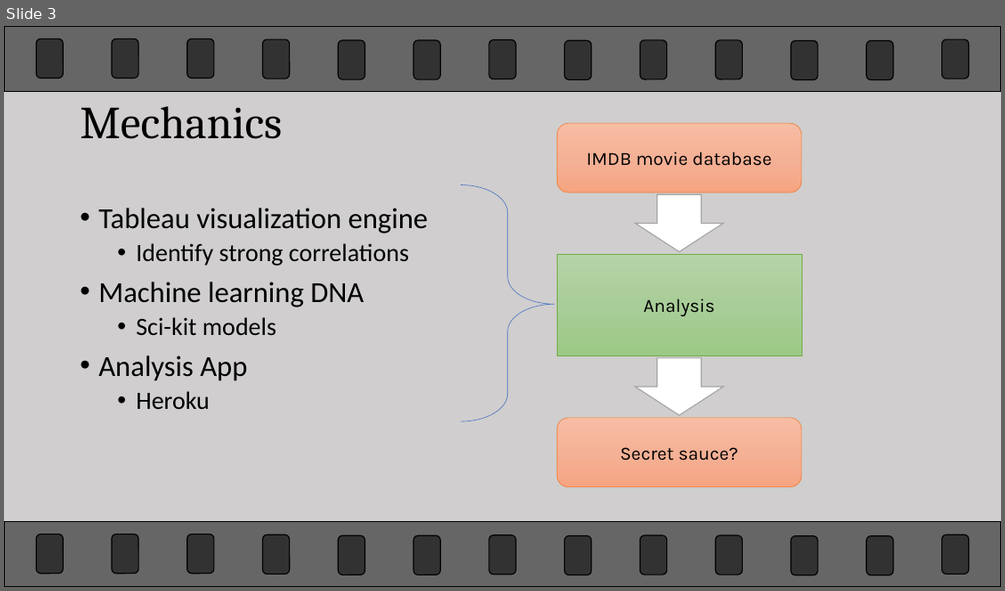
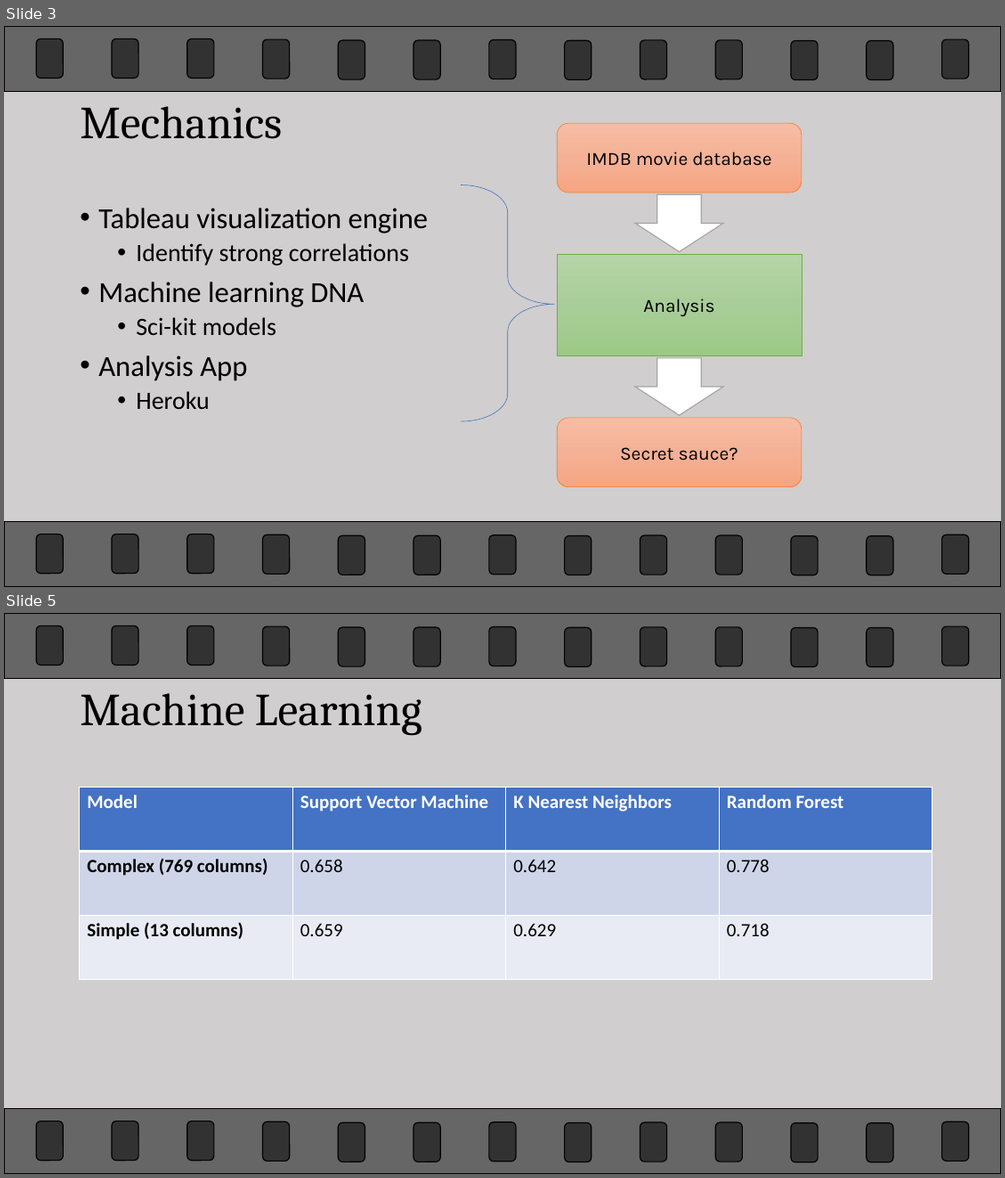
Before and after one commit to kuldeepemol/project-3, a slide deck: Resources/MovieNet.pptx. Shown one above the other, each under a label of ours: slide 3 before the commit, slides 3 and 5 after it; the slides between them are not shown. The pictures are 1005x591 and 1005x1178 pixels, drawn with LibreOffice and Linux fonts; fonts in the diff are those of the drawing. Boxes give left, top, right and bottom in pixels: in the first picture for what was removed or moved away, otherwise in the second. Text is boxed around its words. In the diff, an @@ line names an element or a change of style, - is before the commit and + after.

```diff
--- a/Resources/MovieNet.pptx
+++ b/Resources/MovieNet.pptx
@@ slide 5 added at <box>4,613,1001,1174</box>, background #D0CECE; not listed: 28 template elements that a slide beside it also shows @@
@@ title added at <box>80,693,422,735</box>, 44 pt, text #000000 @@
+Machine Learning
@@ table added at <box>80,787,932,981</box>, 3 rows, 4 columns @@
+Model | Support Vector Machine | K Nearest Neighbors | Random Forest
+Complex (769 columns) | 0.658 | 0.642 | 0.778
+Simple (13 columns) | 0.659 | 0.629 | 0.718
```
Also in this commit, not shown: 1 other slide added.
